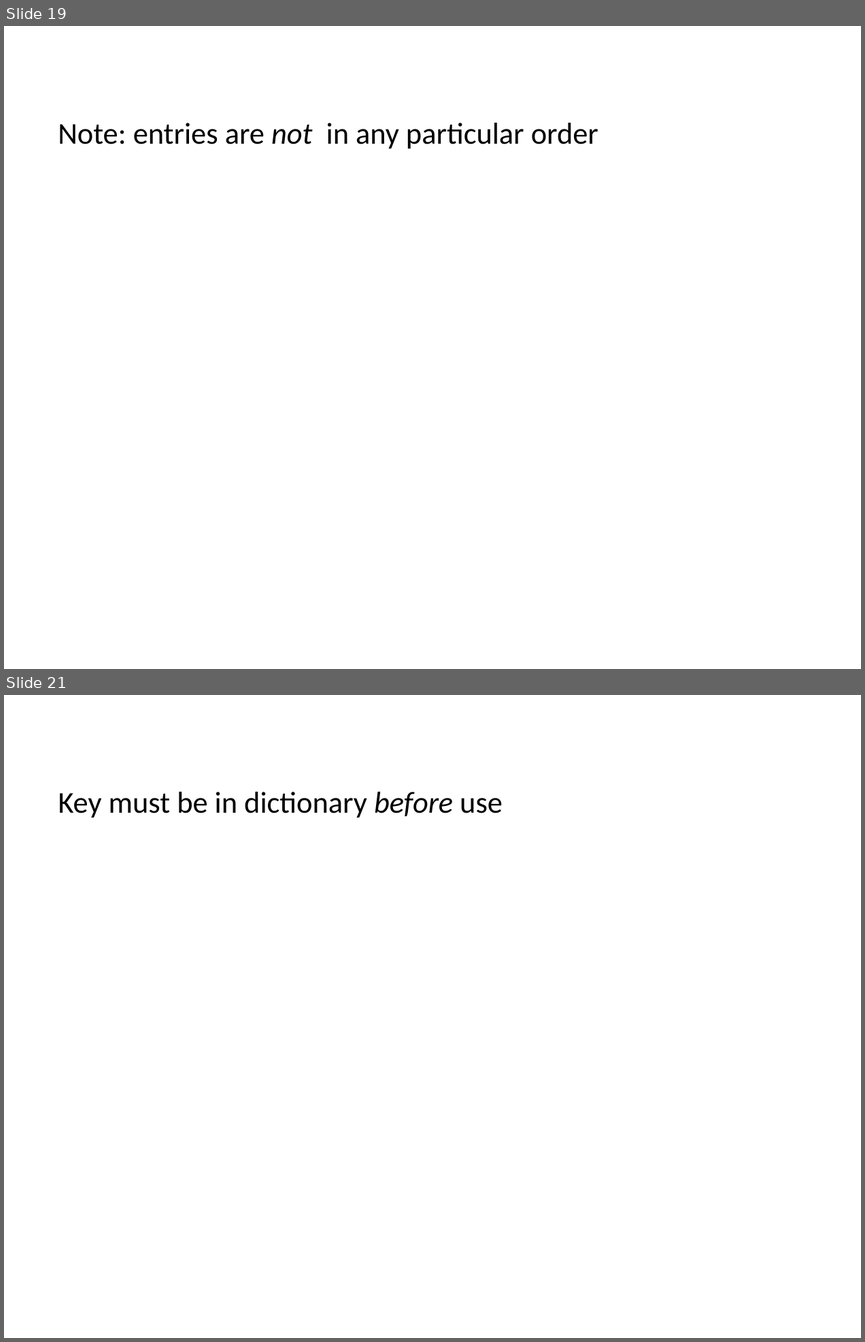
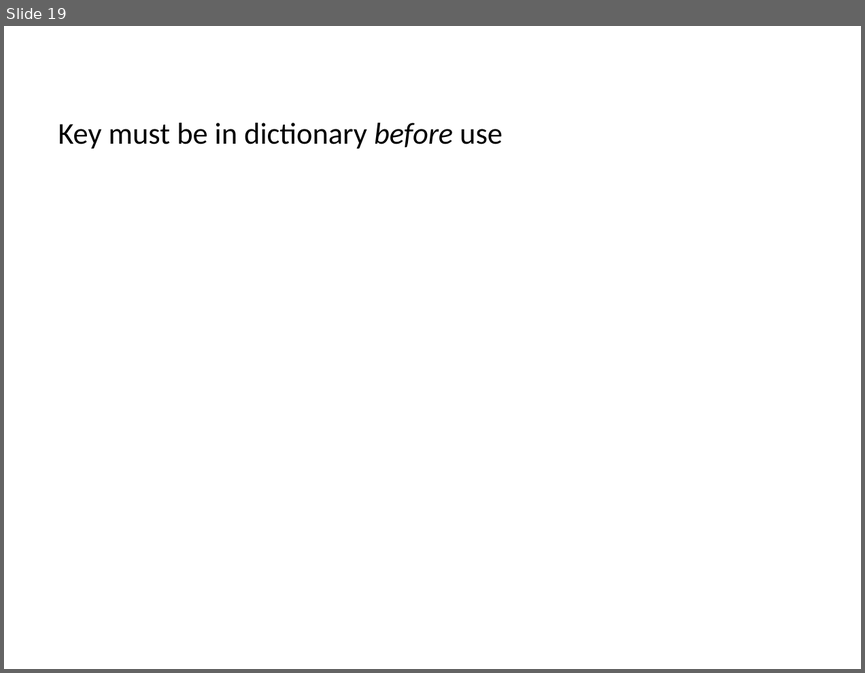
Before and after one commit to ncasuk/ncas-isc, a slide deck: python/presentations/learning_python/19_ceda-dict.pptx. Shown one above the other, each under a label of ours: slides 19 and 21 before the commit, slide 19 after it; the slides between them are not shown. The pictures are 865x1342 and 865x673 pixels, drawn with LibreOffice and Linux fonts; fonts in the diff are those of the drawing; background and template pictures are left out. Boxes give left, top, right and bottom in pixels: in the first picture for what was removed or moved away, otherwise in the second. Text is boxed around its words. In the diff, an @@ line names an element or a change of style, - is before the commit and + after.

```diff
--- a/python/presentations/learning_python/19_ceda-dict.pptx
+++ b/python/presentations/learning_python/19_ceda-dict.pptx
@@ slide 19 removed at [4, 26, 861, 669], background picture (left out) @@
@@ text removed at [58, 123, 598, 149] @@
-Note: entries are not in any particular order
@@ what was slide 21 is now slide 19 @@
```
Also in this commit, not shown: 1 other slide removed, 3 other files.
